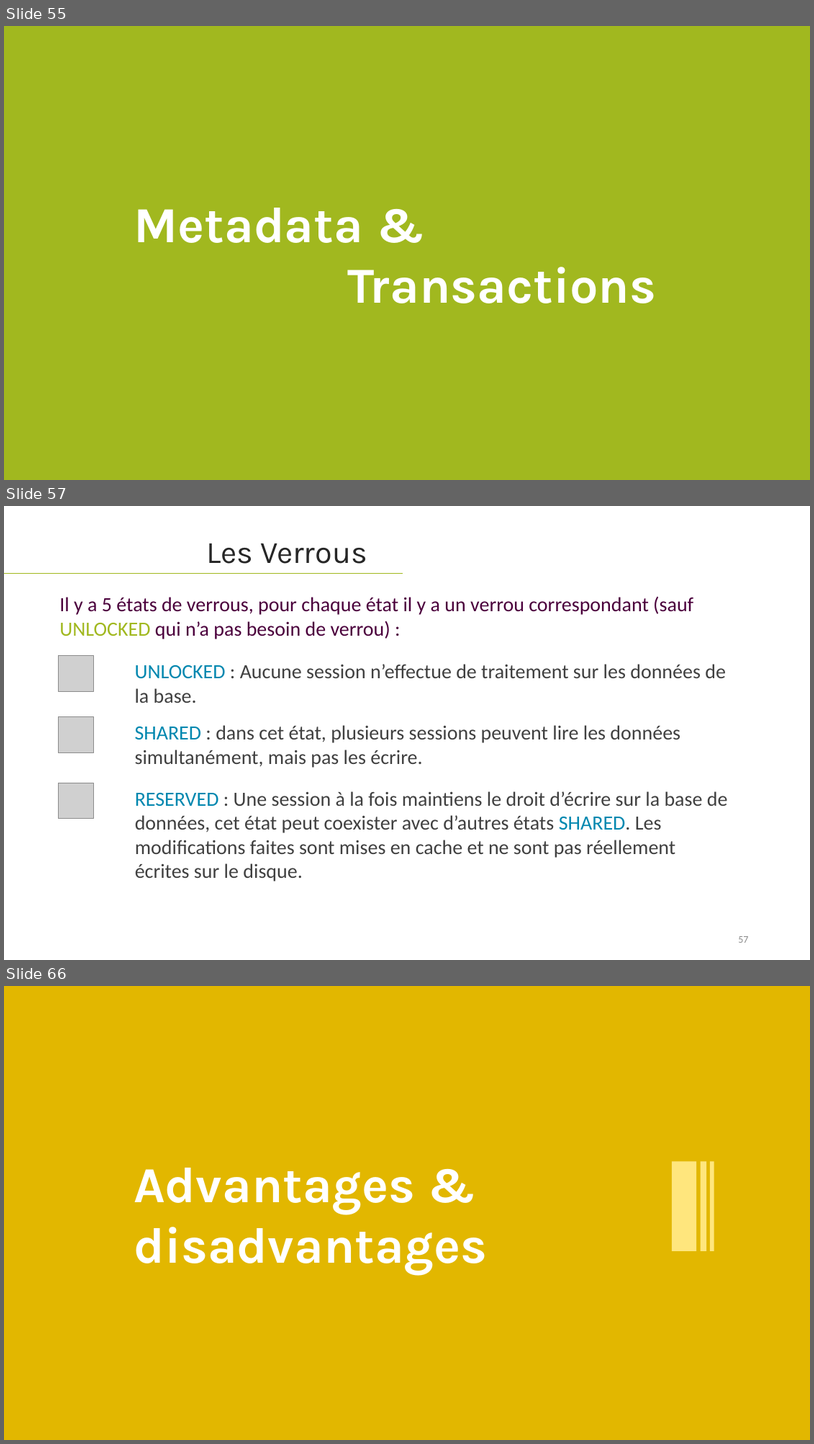
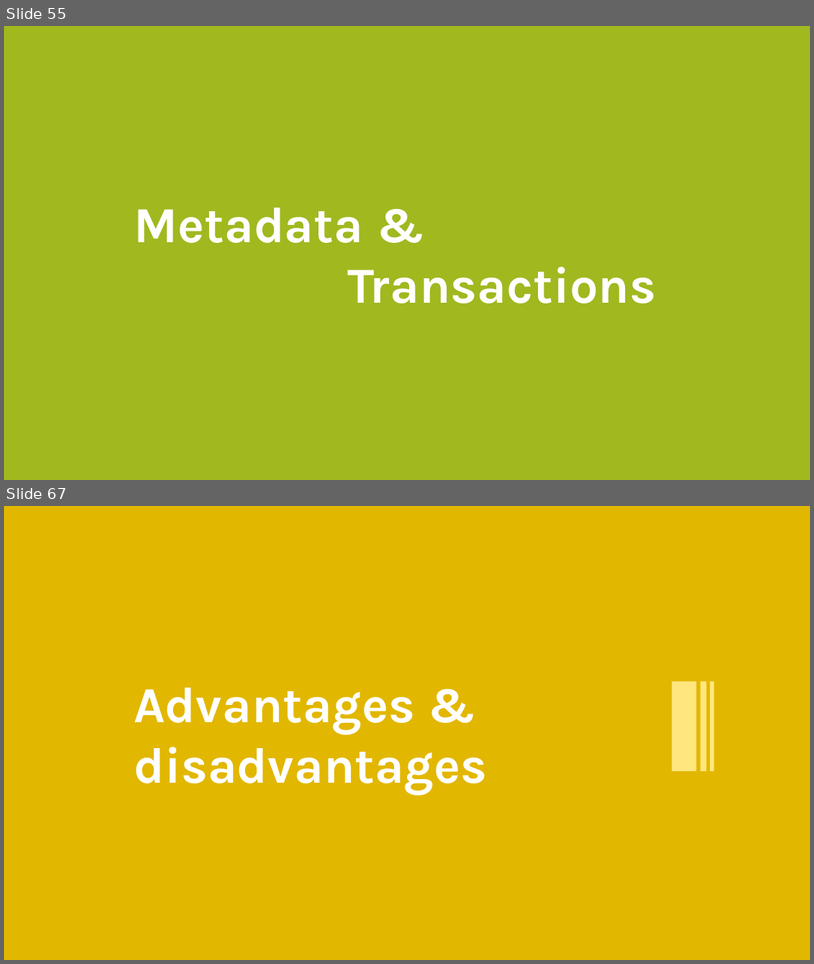
Before and after one commit to lahcenrahlaoui/Wingardium_Leviosaaaa, a slide deck: Presentation-projet-SQLite (1) - Copy.pptx. Shown one above the other, each under a label of ours: slides 55, 57 and 66 before the commit, slides 55 and 67 after it; the slides between them are not shown. The pictures are 814x1444 and 814x964 pixels, drawn with LibreOffice and Linux fonts; fonts in the diff are those of the drawing; grey boxes stand for pictures. Boxes give left, top, right and bottom in pixels: in the first picture for what was removed or moved away, otherwise in the second. Text is boxed around its words. In the diff, an @@ line names an element or a change of style, - is before the commit and + after.

```diff
--- a/Presentation-projet-SQLite (1) - Copy.pptx
+++ b/Presentation-projet-SQLite (1) - Copy.pptx
@@ slide 57 removed at bbox=[4, 506, 810, 960], background #FFFFFF @@
@@ text removed at bbox=[206, 543, 368, 564] @@
-Les Verrous
@@ line removed from (4, 574) to (404, 574) @@
@@ text removed at bbox=[59, 596, 694, 639] @@
-Il y a 5 états de verrous, pour chaque état il y a un verrou correspondant (sauf UNLOCKED qui n’a pas besoin de verrou) :
@@ picture removed at bbox=[58, 656, 93, 691] @@
@@ text removed at bbox=[135, 664, 726, 703] @@
-UNLOCKED : Aucune session n’effectue de traitement sur les données de la base.
@@ picture removed at bbox=[58, 717, 93, 753] @@
@@ text removed at bbox=[135, 725, 681, 767] @@
-SHARED : dans cet état, plusieurs sessions peuvent lire les données simultanément, mais pas les écrire.
@@ picture removed at bbox=[58, 782, 93, 818] @@
@@ text removed at bbox=[135, 791, 728, 881] @@
-RESERVED : Une session à la fois maintiens le droit d’écrire sur la base de données, cet état peut coexister avec d’autres états SHARED. Les modifications faites sont mises en cache et ne sont pas réellement écrites sur le disque.
@@ page number removed at bbox=[738, 936, 748, 942] @@
-57
@@ what was slide 66 is now slide 67 @@
```
Also in this commit, not shown: 7 slides changed, 6 slides added, 4 other slides removed.
